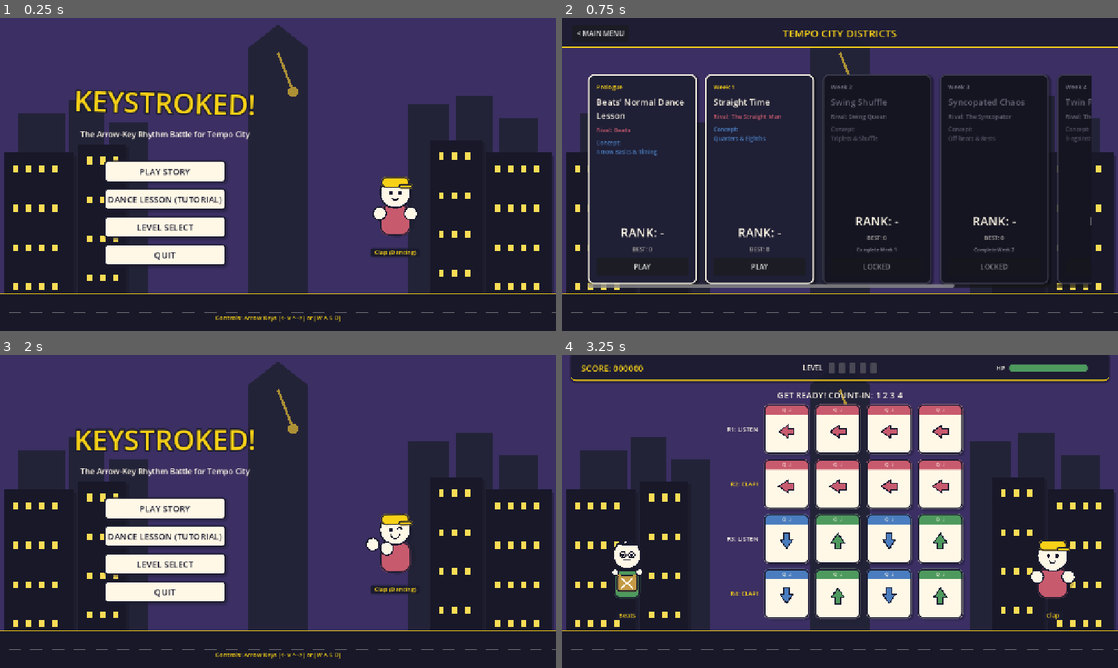
Above: before the commit, frames 1-4 (two rows, left to right).
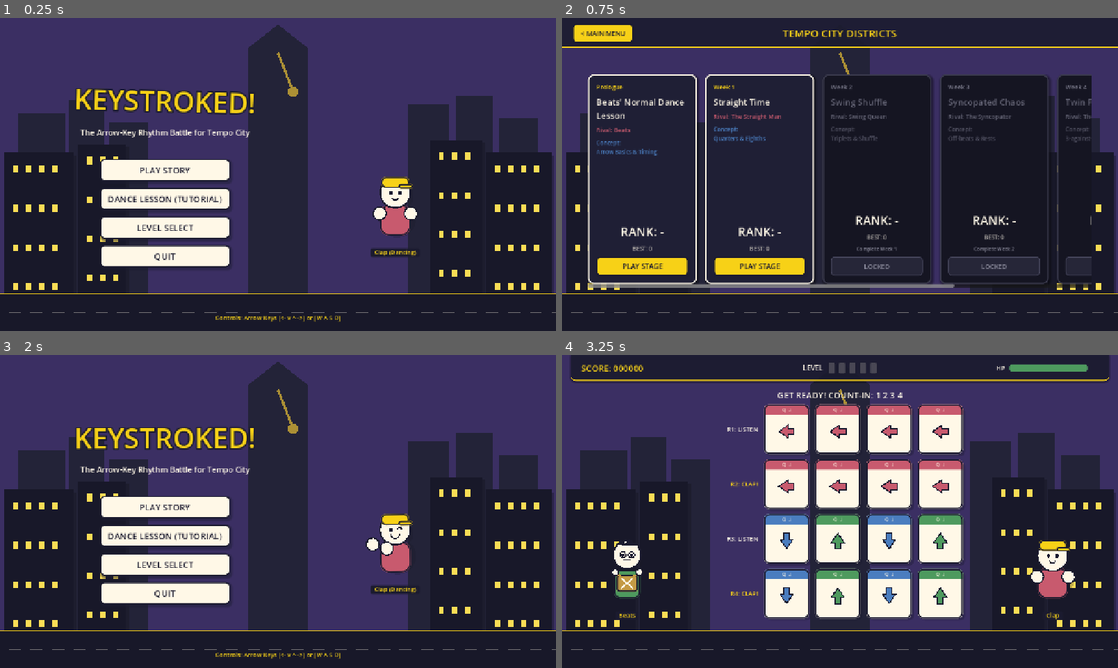
Above: after the commit, the same moments.

Repository: arjoemaratar/Keystroked_GameDev
Game: Godot game, scene res://scenes/menus/MainMenu.tscn
Same seed, same stepped clock (60 frames per second), same inputs: the game is played once before the commit and once after it. Sound files missing from this copy of the repository are replaced by a short silence.
Inputs:
- Up to frame 1 (0.25 s): no input
- Up to frame 2 (0.75 s): click "LEVEL SELECT" at 0.5 s
- Up to frame 3 (2 s): click "< MAIN MENU" at 1.25 s
- Up to frame 4 (3.25 s): click "PLAY STORY" at 2 s; tap Enter at 2.75 s; hold Right from 2.78 s (still down)

The runs differ from the first frame. In frame 1, 3.3% of the frame differs, in the area x 13-46%, y 22-80%; in frame 2, 5.0%, in the area x 2-96%, y 2-83%; in frame 3, 3.3%; in frame 4, nothing differs.

Commit message:
fix: style all UI buttons with high-contrast paper cut visuals across all states

Diff:
--- a/scenes/gameplay/HUD.tscn
+++ b/scenes/gameplay/HUD.tscn
@@ -41,6 +41,68 @@
 shadow_size = 12
 shadow_offset = Vector2(6, 6)
 
+[sub_resource type="StyleBoxFlat" id="StyleBoxFlat_btn_yellow_norm"]
+bg_color = Color(0.968627, 0.819608, 0.0901961, 1)
+border_width_left = 3
+border_width_top = 3
+border_width_right = 3
+border_width_bottom = 3
+border_color = Color(0.105882, 0.105882, 0.184314, 1)
+corner_radius_top_left = 8
+corner_radius_top_right = 8
+corner_radius_bottom_right = 8
+corner_radius_bottom_left = 8
+shadow_color = Color(0.105882, 0.105882, 0.184314, 0.4)
+shadow_size = 4
+shadow_offset = Vector2(2, 3)
+
+[sub_resource type="StyleBoxFlat" id="StyleBoxFlat_btn_yellow_hov"]
+bg_color = Color(1, 0.972549, 0.905882, 1)
+border_width_left = 3
+border_width_top = 3
+border_width_right = 3
+border_width_bottom = 3
+border_color = Color(0.105882, 0.105882, 0.184314, 1)
+corner_radius_top_left = 8
+corner_radius_top_right = 8
+corner_radius_bottom_right = 8
+corner_radius_bottom_left = 8
+shadow_color = Color(0.105882, 0.105882, 0.184314, 0.5)
+shadow_size = 5
+shadow_offset = Vector2(3, 4)
+
+[sub_resource type="StyleBoxFlat" id="StyleBoxFlat_btn_white_norm"]
+bg_color = Color(1, 0.972549, 0.905882, 1)
+border_width_left = 3
+border_width_top = 3
+border_width_right = 3
+border_width_bottom = 3
+border_color = Color(0.105882, 0.105882, 0.184314, 1)
+corner_radius_top_left = 8
+corner_radius_top_right = 8
+corner_radius_bottom_right = 8
+corner_radius_bottom_left = 8
+shadow_color = Color(0.105882, 0.105882, 0.184314, 0.4)
+shadow_size = 4
+shadow_offset = Vector2(2, 3)
+
+[sub_resource type="StyleBoxFlat" id="StyleBoxFlat_btn_white_hov"]
+bg_color = Color(0.968627, 0.819608, 0.0901961, 1)
+border_width_left = 3
+border_width_top = 3
+border_width_right = 3
+border_width_bottom = 3
+border_color = Color(0.105882, 0.105882, 0.184314, 1)
+corner_radius_top_left = 8
+corner_radius_top_right = 8
+corner_radius_bottom_right = 8
+corner_radius_bottom_left = 8
+shadow_color = Color(0.105882, 0.105882, 0.184314, 0.5)
+shadow_size = 5
+shadow_offset = Vector2(3, 4)
+
+[sub_resource type="StyleBoxEmpty" id="StyleBoxEmpty_focus"]
+
 [node name="HUD" type="Control"]
 layout_mode = 3
 anchors_preset = 15
@@ -314,15 +376,27 @@
 alignment = 1
 
 [node name="RetryButton" type="Button" parent="ResultsPanel/MarginContainer/VBox/ButtonsHBox"]
-custom_minimum_size = Vector2(140, 42)
+custom_minimum_size = Vector2(140, 44)
 layout_mode = 2
 theme_override_colors/font_color = Color(0.105882, 0.105882, 0.184314, 1)
+theme_override_colors/font_pressed_color = Color(0.105882, 0.105882, 0.184314, 1)
+theme_override_colors/font_hover_color = Color(0.105882, 0.105882, 0.184314, 1)
+theme_override_colors/font_focus_color = Color(0.105882, 0.105882, 0.184314, 1)
 theme_override_font_sizes/font_size = 16
+theme_override_styles/normal = SubResource("StyleBoxFlat_btn_yellow_norm")
+theme_override_styles/hover = SubResource("StyleBoxFlat_btn_yellow_hov")
+theme_override_styles/focus = SubResource("StyleBoxEmpty_focus")
 text = "RETRY"
 
 [node name="MenuButton" type="Button" parent="ResultsPanel/MarginContainer/VBox/ButtonsHBox"]
-custom_minimum_size = Vector2(140, 42)
+custom_minimum_size = Vector2(140, 44)
 layout_mode = 2
 theme_override_colors/font_color = Color(0.105882, 0.105882, 0.184314, 1)
+theme_override_colors/font_pressed_color = Color(0.105882, 0.105882, 0.184314, 1)
+theme_override_colors/font_hover_color = Color(0.105882, 0.105882, 0.184314, 1)
+theme_override_colors/font_focus_color = Color(0.105882, 0.105882, 0.184314, 1)
 theme_override_font_sizes/font_size = 16
+theme_override_styles/normal = SubResource("StyleBoxFlat_btn_white_norm")
+theme_override_styles/hover = SubResource("StyleBoxFlat_btn_white_hov")
+theme_override_styles/focus = SubResource("StyleBoxEmpty_focus")
 text = "LEVEL SELECT"
--- a/scenes/menus/LevelSelect.gd
+++ b/scenes/menus/LevelSelect.gd
@@ -115,13 +115,59 @@
 
 		# Play / Locked Button
 		var btn = Button.new()
-		btn.custom_minimum_size = Vector2(0, 42)
+		btn.custom_minimum_size = Vector2(0, 44)
 		if is_unlocked:
-			btn.text = "PLAY"
+			btn.text = "PLAY STAGE"
+			var normal_style = StyleBoxFlat.new()
+			normal_style.bg_color = Color("#F7D117")
+			normal_style.border_color = Color("#1B1B2F")
+			normal_style.border_width_left = 3
+			normal_style.border_width_top = 3
+			normal_style.border_width_right = 3
+			normal_style.border_width_bottom = 3
+			normal_style.corner_radius_top_left = 8
+			normal_style.corner_radius_top_right = 8
+			normal_style.corner_radius_bottom_right = 8
+			normal_style.corner_radius_bottom_left = 8
+			normal_style.shadow_color = Color(0.1, 0.1, 0.18, 0.4)
+			normal_style.shadow_size = 4
+			normal_style.shadow_offset = Vector2(2, 3)
+
+			var hover_style = normal_style.duplicate()
+			hover_style.bg_color = Color("#FFF8E7")
+
+			var pressed_style = normal_style.duplicate()
+			pressed_style.bg_color = Color("#E5BF00")
+
+			btn.add_theme_stylebox_override("normal", normal_style)
+			btn.add_theme_stylebox_override("hover", hover_style)
+			btn.add_theme_stylebox_override("pressed", pressed_style)
+			btn.add_theme_stylebox_override("focus", StyleBoxEmpty.new())
+
+			btn.add_theme_color_override("font_color", Color("#1B1B2F"))
+			btn.add_theme_color_override("font_hover_color", Color("#1B1B2F"))
+			btn.add_theme_color_override("font_pressed_color", Color("#1B1B2F"))
+			btn.add_theme_color_override("font_focus_color", Color("#1B1B2F"))
+			btn.add_theme_font_size_override("font_size", 16)
 			btn.pressed.connect(func(): _start_level(lvl_id))
 		else:
 			btn.text = "LOCKED"
 			btn.disabled = true
+			var dis_style = StyleBoxFlat.new()
+			dis_style.bg_color = Color("#262638")
+			dis_style.border_color = Color("#44445A")
+			dis_style.border_width_left = 2
+			dis_style.border_width_top = 2
+			dis_style.border_width_right = 2
+			dis_style.border_width_bottom = 2
+			dis_style.corner_radius_top_left = 8
+			dis_style.corner_radius_top_right = 8
+			dis_style.corner_radius_bottom_right = 8
+			dis_style.corner_radius_bottom_left = 8
+			btn.add_theme_stylebox_override("disabled", dis_style)
+			btn.add_theme_color_override("font_disabled_color", Color("#888899"))
+			btn.add_theme_font_size_override("font_size", 15)
+
 			var tip = Label.new()
 			tip.text = lvl.get("unlock_req", "Locked")
 			tip.autowrap_mode = TextServer.AUTOWRAP_WORD_SMART
--- a/scenes/menus/LevelSelect.tscn
+++ b/scenes/menus/LevelSelect.tscn
@@ -7,6 +7,50 @@
 bg_color = Color(0.105882, 0.105882, 0.184314, 0.9)
 border_width_bottom = 3
 border_color = Color(0.968627, 0.819608, 0.0901961, 1)
+
+[sub_resource type="StyleBoxFlat" id="StyleBoxFlat_back_normal"]
+bg_color = Color(0.968627, 0.819608, 0.0901961, 1)
+border_width_left = 3
+border_width_top = 3
+border_width_right = 3
+border_width_bottom = 3
+border_color = Color(0.105882, 0.105882, 0.184314, 1)
+corner_radius_top_left = 8
+corner_radius_top_right = 8
+corner_radius_bottom_right = 8
+corner_radius_bottom_left = 8
+shadow_color = Color(0.105882, 0.105882, 0.184314, 0.4)
+shadow_size = 3
+shadow_offset = Vector2(2, 2)
+
+[sub_resource type="StyleBoxFlat" id="StyleBoxFlat_back_hover"]
+bg_color = Color(1, 0.972549, 0.905882, 1)
+border_width_left = 3
+border_width_top = 3
+border_width_right = 3
+border_width_bottom = 3
+border_color = Color(0.105882, 0.105882, 0.184314, 1)
+corner_radius_top_left = 8
+corner_radius_top_right = 8
+corner_radius_bottom_right = 8
+corner_radius_bottom_left = 8
+shadow_color = Color(0.105882, 0.105882, 0.184314, 0.5)
+shadow_size = 4
+shadow_offset = Vector2(2, 3)
+
+[sub_resource type="StyleBoxFlat" id="StyleBoxFlat_back_pressed"]
+bg_color = Color(0.898039, 0.74902, 0, 1)
+border_width_left = 3
+border_width_top = 3
+border_width_right = 3
+border_width_bottom = 3
+border_color = Color(0.105882, 0.105882, 0.184314, 1)
+corner_radius_top_left = 8
+corner_radius_top_right = 8
+corner_radius_bottom_right = 8
+corner_radius_bottom_left = 8
+
+[sub_resource type="StyleBoxEmpty" id="StyleBoxEmpty_focus"]
 
 [node name="LevelSelect" type="Control"]
 layout_mode = 3
@@ -41,10 +85,19 @@
 anchor_top = 0.5
 anchor_bottom = 0.5
 offset_left = 24.0
-offset_top = -20.0
-offset_right = 154.0
-offset_bottom = 20.0
+offset_top = -22.0
+offset_right = 164.0
+offset_bottom = 22.0
 grow_vertical = 2
+theme_override_colors/font_color = Color(0.105882, 0.105882, 0.184314, 1)
+theme_override_colors/font_pressed_color = Color(0.105882, 0.105882, 0.184314, 1)
+theme_override_colors/font_hover_color = Color(0.105882, 0.105882, 0.184314, 1)
+theme_override_colors/font_focus_color = Color(0.105882, 0.105882, 0.184314, 1)
+theme_override_font_sizes/font_size = 15
+theme_override_styles/normal = SubResource("StyleBoxFlat_back_normal")
+theme_override_styles/hover = SubResource("StyleBoxFlat_back_hover")
+theme_override_styles/pressed = SubResource("StyleBoxFlat_back_pressed")
+theme_override_styles/focus = SubResource("StyleBoxEmpty_focus")
 text = "< MAIN MENU"
 
 [node name="HeaderLabel" type="Label" parent="TopBar"]
--- a/scenes/menus/MainMenu.tscn
+++ b/scenes/menus/MainMenu.tscn
@@ -1,23 +1,55 @@
-[gd_scene load_steps=5 format=3]
+[gd_scene load_steps=7 format=3]
 
 [ext_resource type="Script" path="res://scenes/menus/MainMenu.gd" id="1_menu"]
 [ext_resource type="Script" path="res://scenes/gameplay/Background.gd" id="2_bg"]
 [ext_resource type="PackedScene" path="res://scenes/characters/Character.tscn" id="3_char"]
 
-[sub_resource type="StyleBoxFlat" id="StyleBoxFlat_btn"]
+[sub_resource type="StyleBoxFlat" id="StyleBoxFlat_btn_normal"]
 bg_color = Color(1, 0.972549, 0.905882, 1)
 border_width_left = 3
 border_width_top = 3
 border_width_right = 3
 border_width_bottom = 3
 border_color = Color(0.105882, 0.105882, 0.184314, 1)
-corner_radius_top_left = 8
-corner_radius_top_right = 8
-corner_radius_bottom_right = 8
-corner_radius_bottom_left = 8
-shadow_color = Color(0.105882, 0.105882, 0.184314, 0.4)
-shadow_size = 4
-shadow_offset = Vector2(3, 3)
+corner_radius_top_left = 10
+corner_radius_top_right = 10
+corner_radius_bottom_right = 10
+corner_radius_bottom_left = 10
+shadow_color = Color(0.105882, 0.105882, 0.184314, 0.45)
+shadow_size = 5
+shadow_offset = Vector2(3, 4)
+
+[sub_resource type="StyleBoxFlat" id="StyleBoxFlat_btn_hover"]
+bg_color = Color(0.968627, 0.819608, 0.0901961, 1)
+border_width_left = 3
+border_width_top = 3
+border_width_right = 3
+border_width_bottom = 3
+border_color = Color(0.105882, 0.105882, 0.184314, 1)
+corner_radius_top_left = 10
+corner_radius_top_right = 10
+corner_radius_bottom_right = 10
+corner_radius_bottom_left = 10
+shadow_color = Color(0.105882, 0.105882, 0.184314, 0.6)
+shadow_size = 7
+shadow_offset = Vector2(4, 5)
+
+[sub_resource type="StyleBoxFlat" id="StyleBoxFlat_btn_pressed"]
+bg_color = Color(0.898039, 0.74902, 0, 1)
+border_width_left = 3
+border_width_top = 3
+border_width_right = 3
+border_width_bottom = 3
+border_color = Color(0.105882, 0.105882, 0.184314, 1)
+corner_radius_top_left = 10
+corner_radius_top_right = 10
+corner_radius_bottom_right = 10
+corner_radius_bottom_left = 10
+shadow_color = Color(0.105882, 0.105882, 0.184314, 0.3)
+shadow_size = 2
+shadow_offset = Vector2(1, 2)
+
+[sub_resource type="StyleBoxEmpty" id="StyleBoxEmpty_focus"]
 
 [node name="MainMenu" type="Control"]
 layout_mode = 3
@@ -86,39 +118,63 @@
 alignment = 1
 
 [node name="BtnPlay" type="Button" parent="VBoxContainer/ButtonsVBox"]
-custom_minimum_size = Vector2(280, 50)
+custom_minimum_size = Vector2(300, 52)
 layout_mode = 2
 size_flags_horizontal = 4
 theme_override_colors/font_color = Color(0.105882, 0.105882, 0.184314, 1)
+theme_override_colors/font_pressed_color = Color(0.105882, 0.105882, 0.184314, 1)
+theme_override_colors/font_hover_color = Color(0.105882, 0.105882, 0.184314, 1)
+theme_override_colors/font_focus_color = Color(0.105882, 0.105882, 0.184314, 1)
 theme_override_font_sizes/font_size = 20
-theme_override_styles/normal = SubResource("StyleBoxFlat_btn")
+theme_override_styles/normal = SubResource("StyleBoxFlat_btn_normal")
+theme_override_styles/hover = SubResource("StyleBoxFlat_btn_hover")
+theme_override_styles/pressed = SubResource("StyleBoxFlat_btn_pressed")
+theme_override_styles/focus = SubResource("StyleBoxEmpty_focus")
 text = "PLAY STORY"
 
 [node name="BtnTutorial" type="Button" parent="VBoxContainer/ButtonsVBox"]
-custom_minimum_size = Vector2(280, 50)
+custom_minimum_size = Vector2(300, 52)
 layout_mode = 2
 size_flags_horizontal = 4
 theme_override_colors/font_color = Color(0.105882, 0.105882, 0.184314, 1)
+theme_override_colors/font_pressed_color = Color(0.105882, 0.105882, 0.184314, 1)
+theme_override_colors/font_hover_color = Color(0.105882, 0.105882, 0.184314, 1)
+theme_override_colors/font_focus_color = Color(0.105882, 0.105882, 0.184314, 1)
 theme_override_font_sizes/font_size = 20
-theme_override_styles/normal = SubResource("StyleBoxFlat_btn")
+theme_override_styles/normal = SubResource("StyleBoxFlat_btn_normal")
+theme_override_styles/hover = SubResource("StyleBoxFlat_btn_hover")
+theme_override_styles/pressed = SubResource("StyleBoxFlat_btn_pressed")
+theme_override_styles/focus = SubResource("StyleBoxEmpty_focus")
 text = "DANCE LESSON (TUTORIAL)"
 
 [node name="BtnLevels" type="Button" parent="VBoxContainer/ButtonsVBox"]
-custom_minimum_size = Vector2(280, 50)
+custom_minimum_size = Vector2(300, 52)
 layout_mode = 2
 size_flags_horizontal = 4
 theme_override_colors/font_color = Color(0.105882, 0.105882, 0.184314, 1)
+theme_override_colors/font_pressed_color = Color(0.105882, 0.105882, 0.184314, 1)
+theme_override_colors/font_hover_color = Color(0.105882, 0.105882, 0.184314, 1)
+theme_override_colors/font_focus_color = Color(0.105882, 0.105882, 0.184314, 1)
 theme_override_font_sizes/font_size = 20
-theme_override_styles/normal = SubResource("StyleBoxFlat_btn")
+theme_override_styles/normal = SubResource("StyleBoxFlat_btn_normal")
+theme_override_styles/hover = SubResource("StyleBoxFlat_btn_hover")
+theme_override_styles/pressed = SubResource("StyleBoxFlat_btn_pressed")
+theme_override_styles/focus = SubResource("StyleBoxEmpty_focus")
 text = "LEVEL SELECT"
 
 [node name="BtnQuit" type="Button" parent="VBoxContainer/ButtonsVBox"]
-custom_minimum_size = Vector2(280, 50)
+custom_minimum_size = Vector2(300, 52)
 layout_mode = 2
 size_flags_horizontal = 4
 theme_override_colors/font_color = Color(0.105882, 0.105882, 0.184314, 1)
+theme_override_colors/font_pressed_color = Color(0.105882, 0.105882, 0.184314, 1)
+theme_override_colors/font_hover_color = Color(0.105882, 0.105882, 0.184314, 1)
+theme_override_colors/font_focus_color = Color(0.105882, 0.105882, 0.184314, 1)
 theme_override_font_sizes/font_size = 20
-theme_override_styles/normal = SubResource("StyleBoxFlat_btn")
+theme_override_styles/normal = SubResource("StyleBoxFlat_btn_normal")
+theme_override_styles/hover = SubResource("StyleBoxFlat_btn_hover")
+theme_override_styles/pressed = SubResource("StyleBoxFlat_btn_pressed")
+theme_override_styles/focus = SubResource("StyleBoxEmpty_focus")
 text = "QUIT"
 
 [node name="ControlsTip" type="Label" parent="."]
Not shown: 1 places in scenes/gameplay/HUD.tscn that only renumber resources
Not shown: 1 places in scenes/menus/LevelSelect.tscn that only renumber resources
